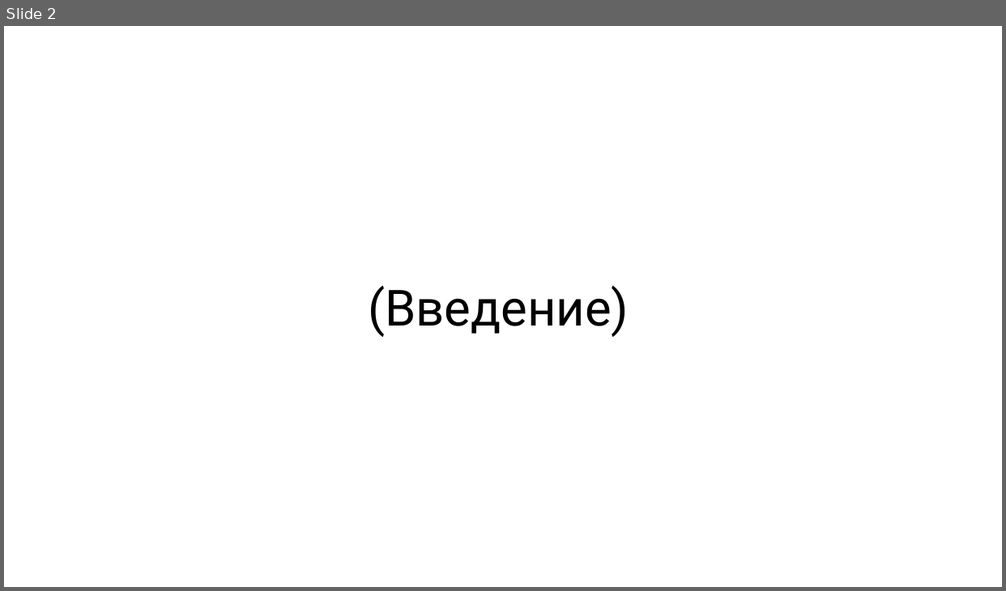
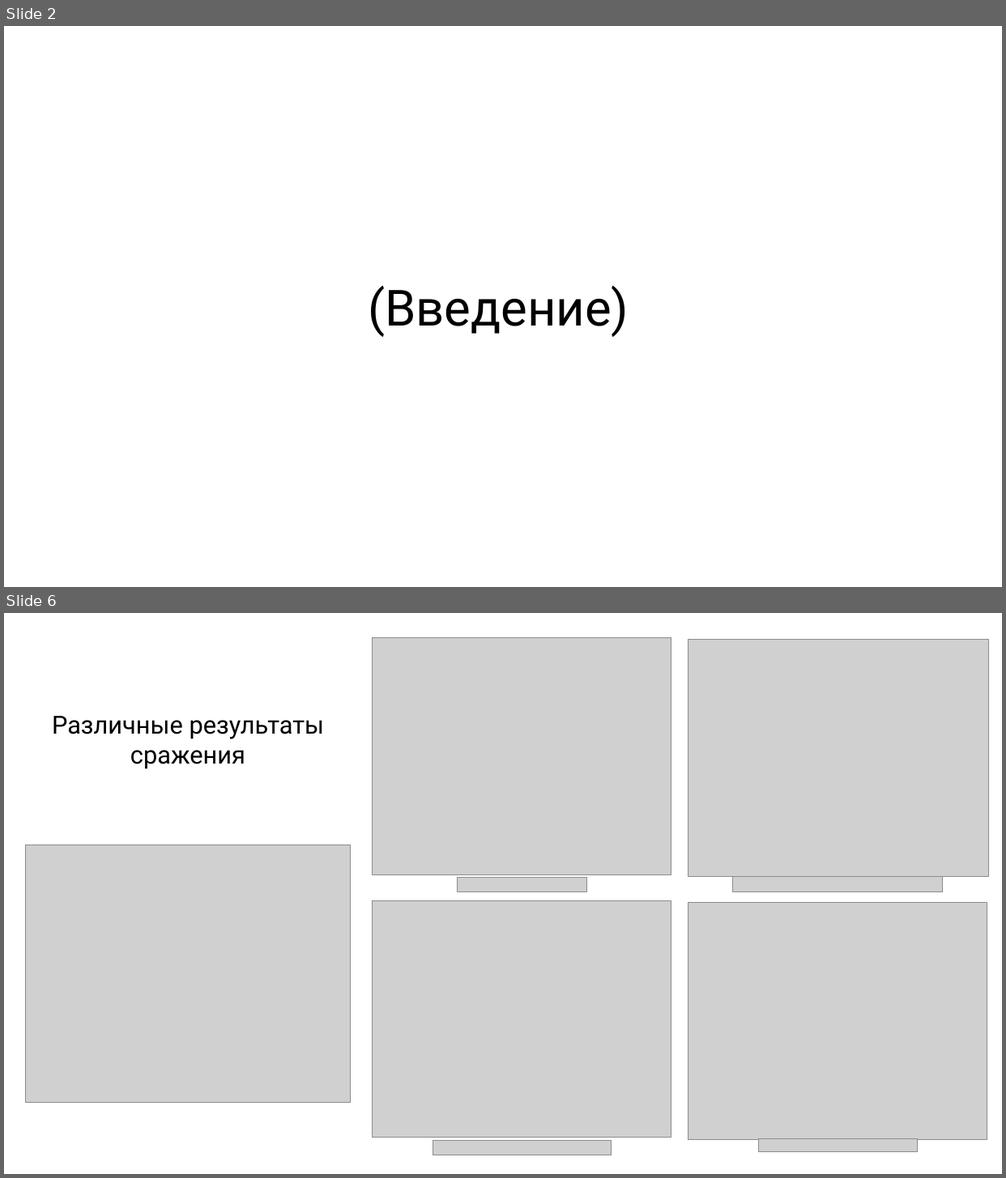
Before and after one commit to kounce/-, a slide deck: doc/Path to glory.pptx. Shown one above the other, each under a label of ours: slide 2 before the commit, slides 2 and 6 after it; the slides between them are not shown. The pictures are 1006x591 and 1006x1178 pixels, drawn with LibreOffice and Linux fonts; fonts in the diff are those of the drawing; grey boxes stand for pictures. Boxes give left, top, right and bottom in pixels: in the first picture for what was removed or moved away, otherwise in the second. Text is boxed around its words. In the diff, an @@ line names an element or a change of style, - is before the commit and + after.

```diff
--- a/doc/Path to glory.pptx
+++ b/doc/Path to glory.pptx
@@ slide 6 added at (x1=4, y1=613, x2=1002, y2=1174), background #FFFFFF @@
@@ picture added at (x1=373, y1=637, x2=671, y2=875) @@
@@ picture added at (x1=688, y1=639, x2=988, y2=877) @@
@@ text added at (x1=52, y1=716, x2=325, y2=769), 24 pt, text #000000 @@
+Различные результаты сражения
@@ picture added at (x1=26, y1=845, x2=350, y2=1103) @@
@@ picture added at (x1=457, y1=877, x2=586, y2=892) @@
@@ picture added at (x1=733, y1=877, x2=943, y2=892) @@
@@ picture added at (x1=373, y1=901, x2=671, y2=1138) @@
@@ picture added at (x1=688, y1=903, x2=987, y2=1141) @@
@@ picture added at (x1=433, y1=1141, x2=612, y2=1156) @@
@@ picture added at (x1=759, y1=1139, x2=918, y2=1152) @@
```
Also in this commit, not shown: 3 slides changed, 1 other slide added, 1 slide removed.
